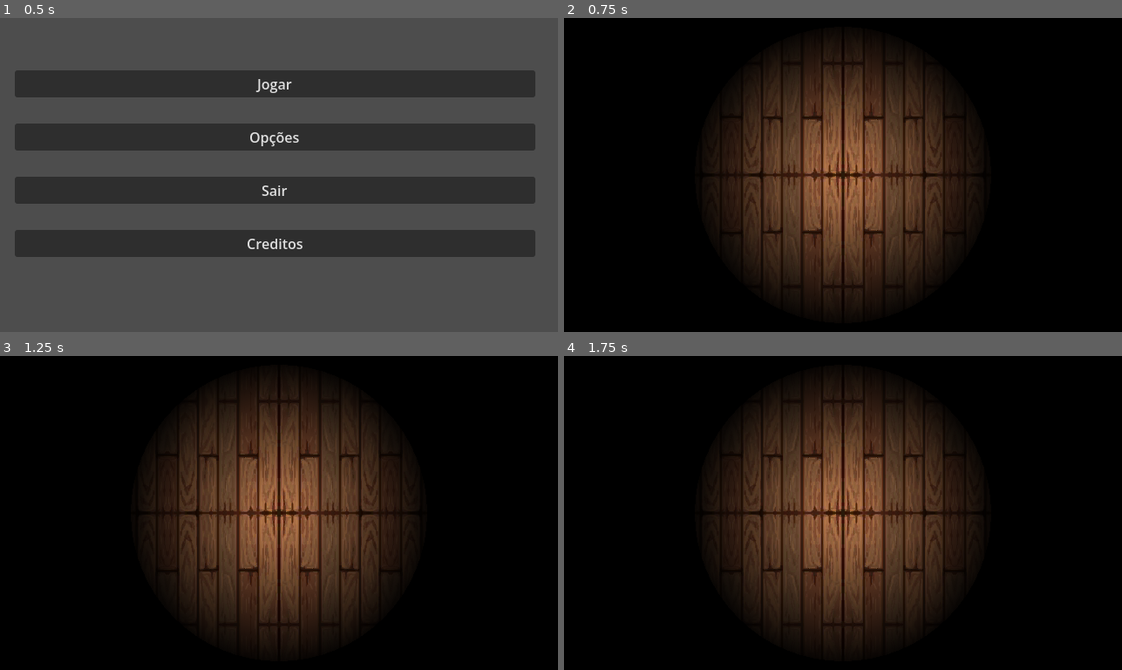
Above: before the commit, frames 1-4 (two rows, left to right).
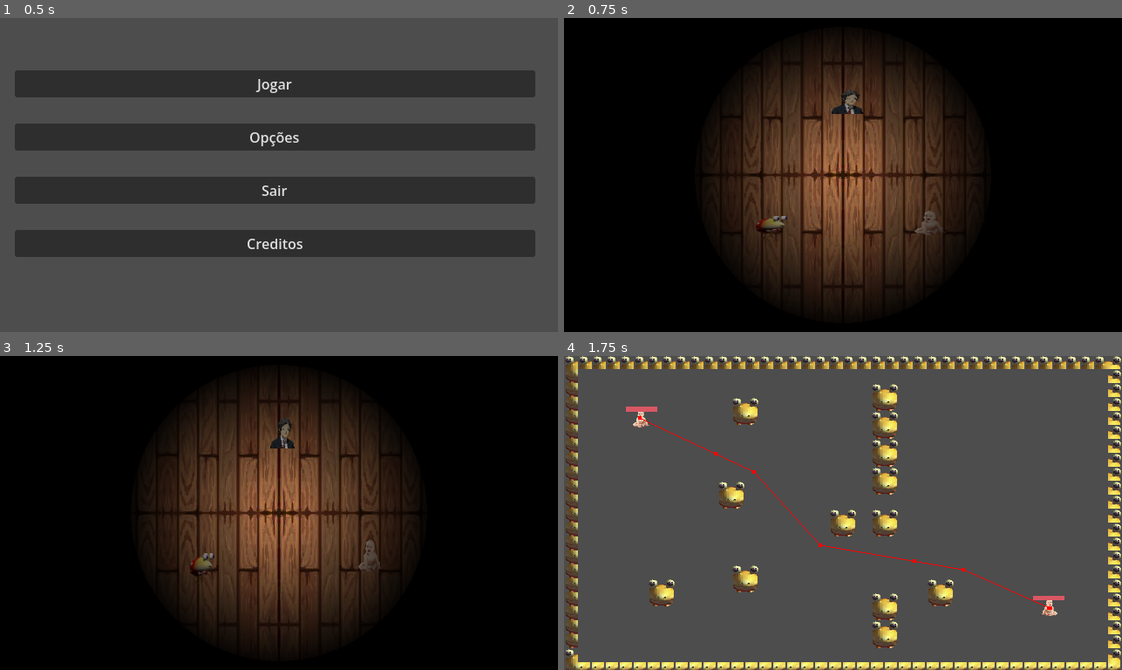
Above: after the commit, the same moments.

Repository: Rorenk/Gladia-Mandin
Game: Godot game, scene res://scenes/main_menu.tscn
Same seed, same stepped clock (60 frames per second), same inputs: the game is played once before the commit and once after it.
Inputs (mouse positions are in pixels of both pictures, inside the frame that each line leads up to):
- Up to frame 1 (0.5 s): no input
- Up to frame 2 (0.75 s): click "Jogar" at 0.5 s
- Up to frame 3 (1.25 s): no input
- Up to frame 4 (1.75 s): move the mouse to (932, 556) at 1.27 s; click (932, 556) at 1.42 s

Frame 1 is identical in both runs. In frame 2, 0.5% of the frame differs, in the area x 34-69%, y 22-70%; in frame 3, 0.5%; in frame 4, 100%, in the area x 0-100%, y 0-100%.
Error before the commit: Invalid access to property or key 'creature_form' on a base object of type 'null instance'. (res://scripts/scenes/creature_selection.gd:27)

Commit message:
Hitbox circular esquecida
A minha hitbox era um circulo, e eu tava com preguiça de mudar pra quadrado.

Diff:
--- a/resources/abilities/attack/soco.tres
+++ b/resources/abilities/attack/soco.tres
@@ -5,6 +5,7 @@
 
 [sub_resource type="PackedScene" id="PackedScene_ytex0"]
 
+[sub_resource type="CircleShape2D" id="CircleShape2D_dxjfd"]
 
 [resource]
 script = ExtResource("1_ytex0")
